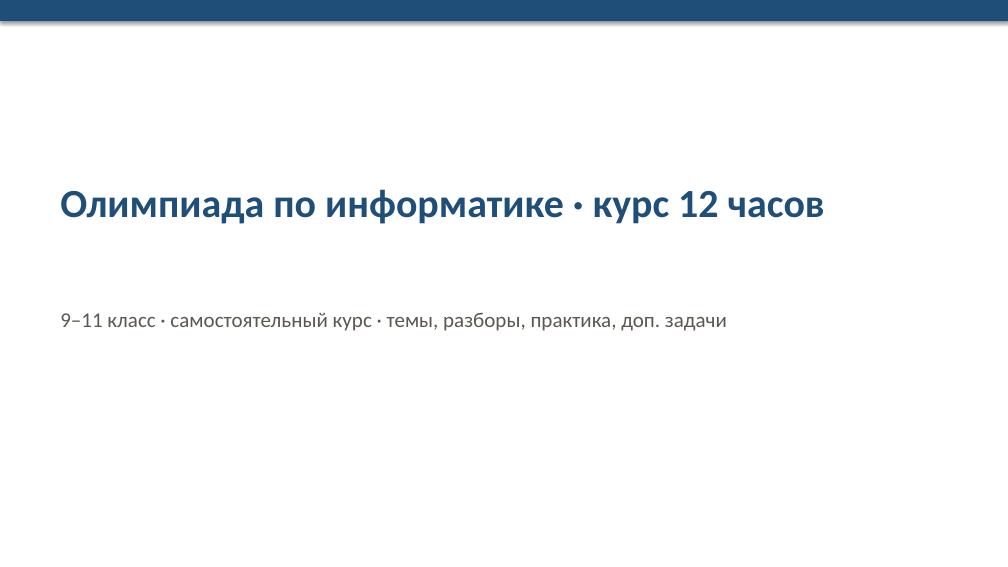
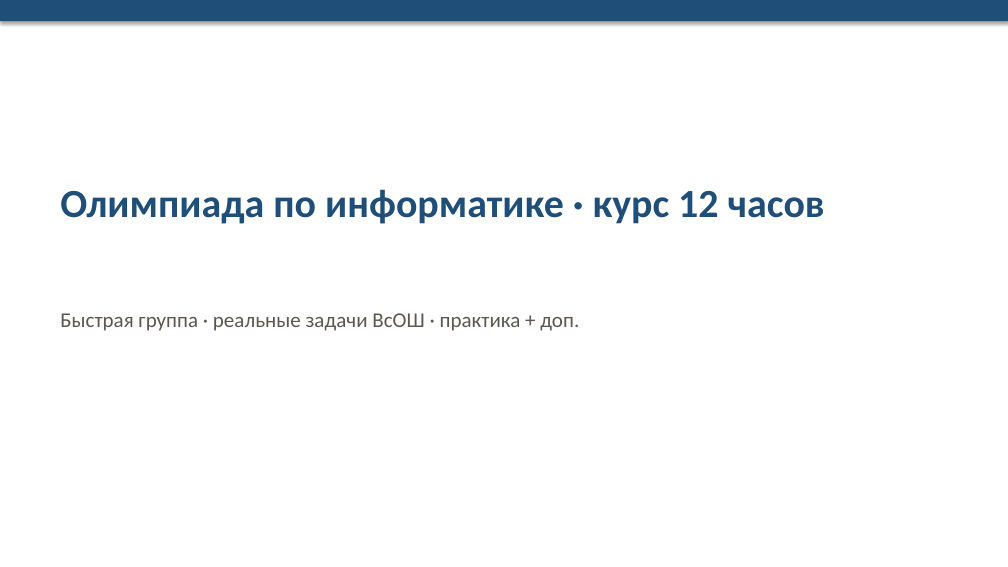
Before and after one commit to NastyaKL95/plan, a slide deck: slide 1 of informatika-mun-26-27/kurs-olimpiada-12h/office/Prezentaciya_kurs_12h.pptx. Drawn at 1008x567 pixels with LibreOffice and Linux fonts; fonts in the diff are those of the drawing. Boxes give left, top, right and bottom in pixels: in the first picture for what was removed or moved away, otherwise in the second. Text is boxed around its words. In the diff, an @@ line names an element or a change of style, - is before the commit and + after.

```diff
--- a/informatika-mun-26-27/kurs-olimpiada-12h/office/Prezentaciya_kurs_12h.pptx
+++ b/informatika-mun-26-27/kurs-olimpiada-12h/office/Prezentaciya_kurs_12h.pptx
@@ text at [60,313,579,331]: text changed @@
-9–11 класс · самостоятельный курс · темы, разборы, практика, доп. задачи
+Быстрая группа · реальные задачи ВсОШ · практика + доп.
```
Also in this commit, not shown: 8 other slides changed, 5 slides added, 4 slides removed, 23 other files.
